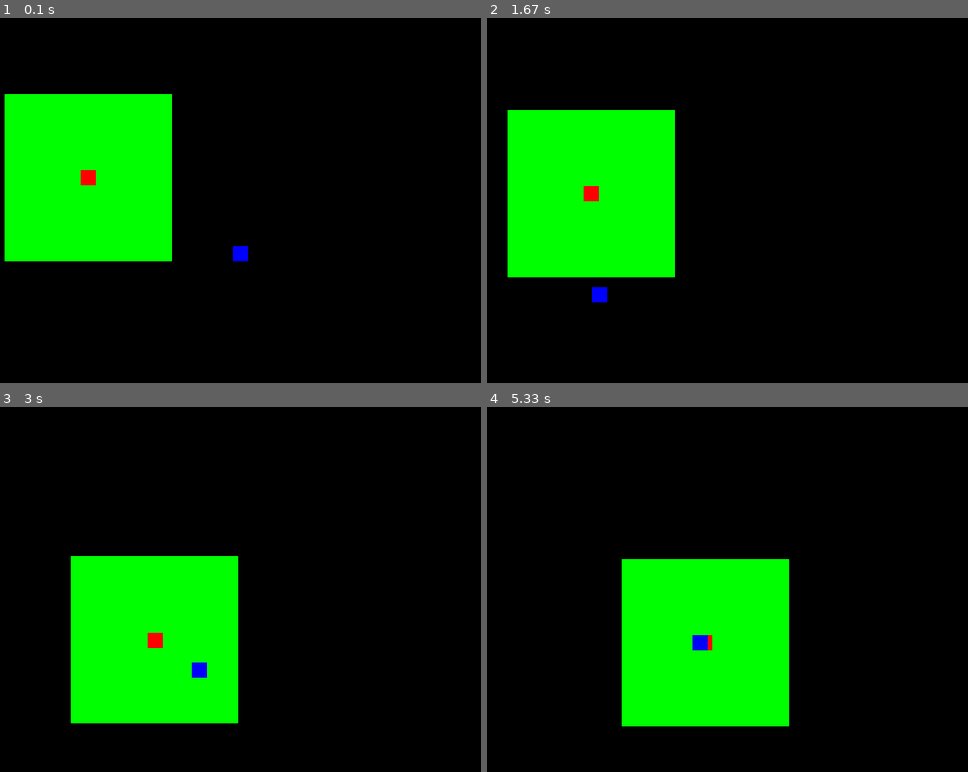
Above: before the commit, frames 1-4 (two rows, left to right).
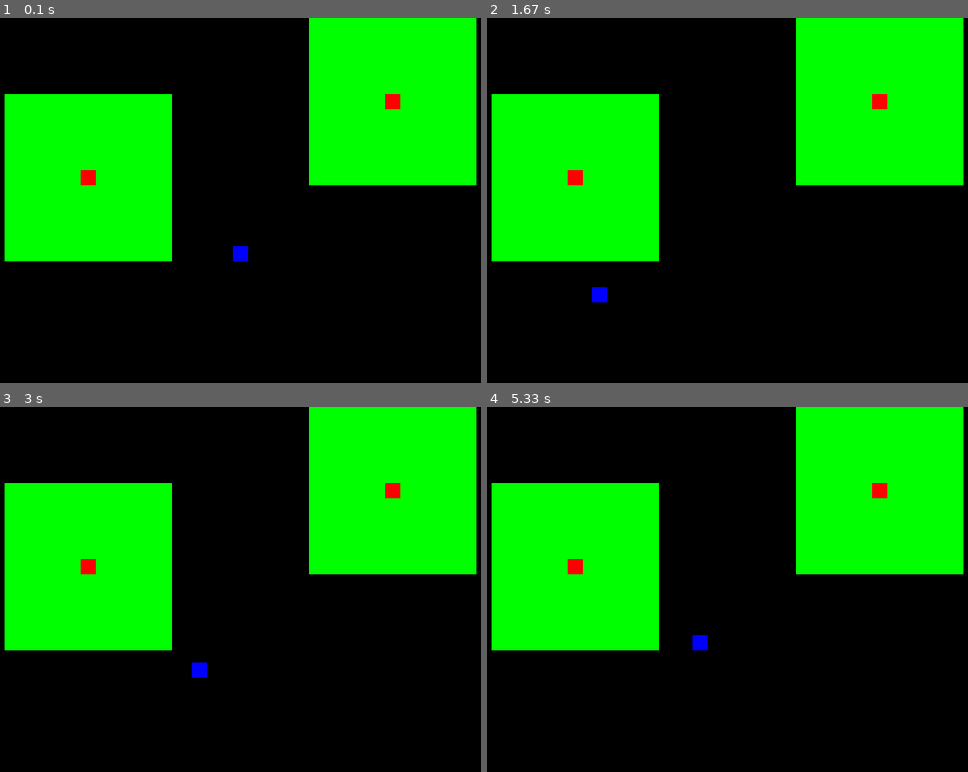
Above: after the commit, the same moments.

Repository: Tyler-Jacobson/pygame
Game: pygame game, started from AggroRange.py
Two runs of this game, one before a commit and one after it. Both use one fixed random seed, a clock stepped at 60 frames per second and the inputs below.
Inputs:
- Up to frame 1 (0.1 s): no input
- Up to frame 2 (1.67 s): hold A 0.33-0.87 s; hold S 0.9-1.2 s; hold A 1.23-1.63 s
- Up to frame 3 (3 s): hold W 1.67-2.03 s; hold D 2.07-2.7 s; hold S from 2.73 s (still down)
- Up to frame 4 (5.33 s): release S at 3.1 s; hold A 3.13-3.6 s; hold D 3.63-4.1 s; hold W 4.13-4.43 s; hold D 4.47-4.93 s; hold A from 4.97 s (still down)

The runs differ from the first frame. In frame 1, 16% of the frame differs, in the area x 64-100%, y 0-46%; in frame 2, 22%; in frame 3, 37%; in frame 4, 44%, in the area x 0-100%, y 0-88%.

Commit message:
Added multiple enemies

Diff:
--- a/AggroRange.py
+++ b/AggroRange.py
@@ -14,6 +14,9 @@
 enemy_size = 20
 aggro_range = 200
 
+enemy_2_x = 600
+enemy_2_y = 100
+
 PLAYER_COLOR = (0,0,255)
 ENEMY_COLOR = (255,0,0)
 AGGRO_RANGE_COLOR = (0,255,0)
@@ -24,7 +27,7 @@
 
 clock = pygame.time.Clock()
 
-enemy_list = [(enemy_x, enemy_y)]
+enemy_list = [[enemy_x, enemy_y], [enemy_2_x, enemy_2_y]]
 
 def in_aggro_range(player_x, player_y, aggro_box_x, aggro_box_y, aggro_box_size):
     if player_x >= aggro_box_x and player_x <= aggro_box_x + aggro_box_size:
@@ -54,25 +57,28 @@
     if keys[pygame.K_s]:
         player_y += 3
 
-    aggro_box_x = enemy_x - (aggro_range / 2)
-    aggro_box_y = enemy_y - (aggro_range / 2)
-    aggro_box_size = enemy_size + aggro_range
+    screen.fill((0,0,0))
+    for x,y in enemy_list:
 
-    if in_aggro_range(player_x, player_y, aggro_box_x, aggro_box_y, aggro_box_size):
-        if player_x > enemy_x:
-            enemy_x += 1
-        if player_x < enemy_x:
-            enemy_x -= 1
-        if player_y > enemy_y:
-            enemy_y += 1
-        if player_y < enemy_y:
-            enemy_y -= 1
+        aggro_box_x = x - (aggro_range / 2)
+        aggro_box_y = y - (aggro_range / 2)
+        aggro_box_size = enemy_size + aggro_range
+
+        if in_aggro_range(player_x, player_y, aggro_box_x, aggro_box_y, aggro_box_size):
+            if player_x > x:
+                x += 1
+            if player_x < x:
+                x -= 1
+            if player_y > y:
+                y += 1
+            if player_y < y:
+                y -= 1
 
 
 
-    screen.fill((0,0,0))
-    pygame.draw.rect(screen, (AGGRO_RANGE_COLOR), (aggro_box_x, aggro_box_y, aggro_box_size, aggro_box_size))
-    pygame.draw.rect(screen, (ENEMY_COLOR), (enemy_x, enemy_y, enemy_size, enemy_size))
+
+        pygame.draw.rect(screen, (AGGRO_RANGE_COLOR), (aggro_box_x, aggro_box_y, aggro_box_size, aggro_box_size))
+        pygame.draw.rect(screen, (ENEMY_COLOR), (x, y, enemy_size, enemy_size))
 
     pygame.draw.rect(screen, (PLAYER_COLOR), (player_x, player_y, player_size, player_size))
 
